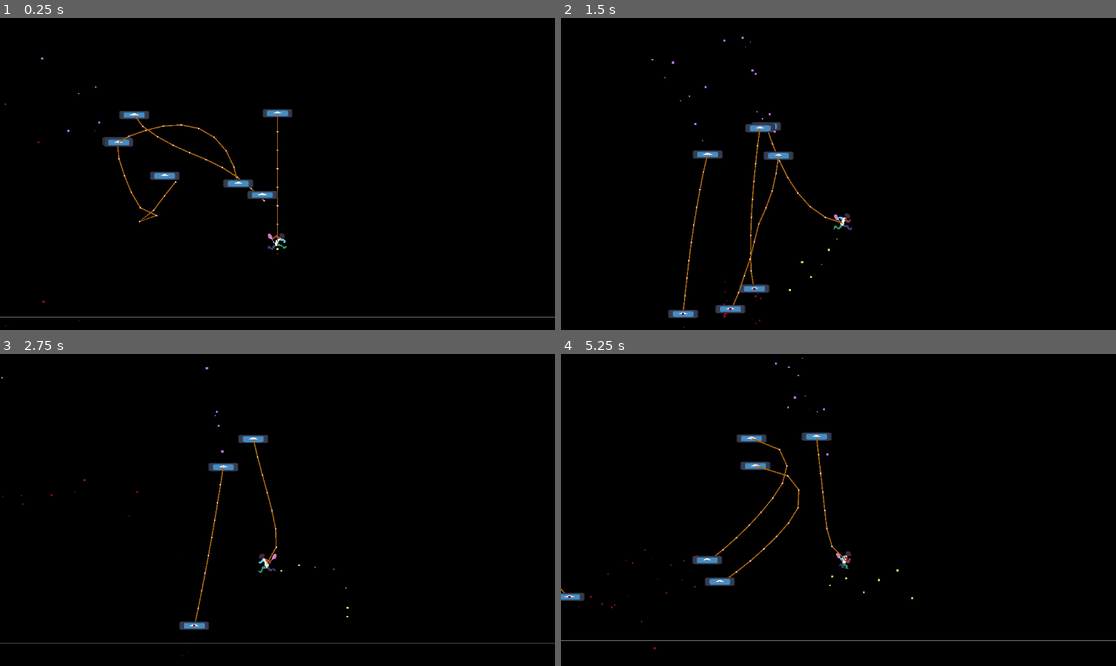
Above: before the commit, frames 1-4 (two rows, left to right).
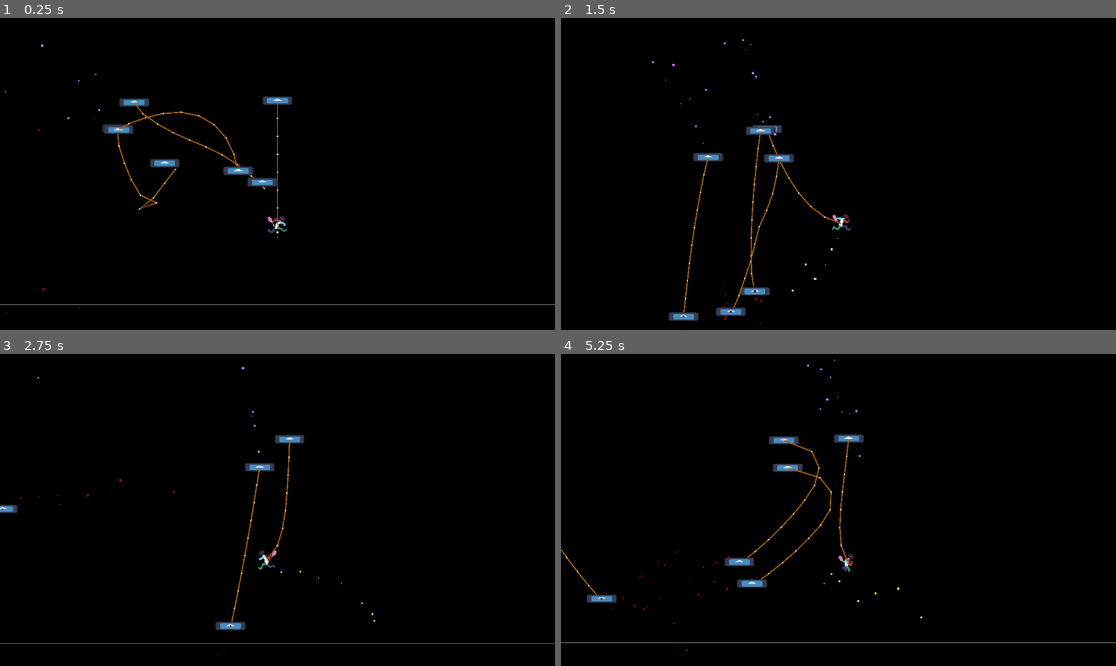
Above: after the commit, the same moments.

Repository: Cosillow/Hello_Gadot
Game: Godot game, scene res://scenes/game.tscn
Two runs of this game, one before a commit and one after it. Both use one fixed random seed, a clock stepped at 60 frames per second and the inputs below. The engine's default icon, where the game draws it, is replaced by a stand-in: a white triangle on a blue panel in a dark square.
Inputs:
- Up to frame 1 (0.25 s): no input
- Up to frame 2 (1.5 s): hold Right (move_right) from 0.53 s (still down); tap Z (jump) at 0.77 s
- Up to frame 3 (2.75 s): tap Z (jump) at 1.52 s; release Right (move_right) at 2.03 s; hold Left (move_left) from 2.03 s (still down)
- Up to frame 4 (5.25 s): release Left (move_left) at 2.78 s; hold Right (move_right) 2.78-4.28 s; tap Z (jump) at 3.02, 3.77, 4.52 s; hold Left (move_left) 4.28-5.03 s; hold Right (move_right) from 5.03 s (still down)

The runs differ from the first frame. In frame 1, 3.1% of the frame differs, in the area x 0-100%, y 8-99%; in frame 2, 1.9%; in frame 3, 1.9%; in frame 4, 3.2%, in the area x 0-100%, y 1-96%.

Commit message:
quick swinging. rope has made me happy today; sad, because rope will not assist in velocity

Diff:
--- a/scenes/game.tscn
+++ b/scenes/game.tscn
@@ -80,7 +80,7 @@
 
 [node name="Player" type="CharacterBody2D" parent="."]
 unique_name_in_owner = true
-position = Vector2(152.006, -492.998)
+position = Vector2(152.012, -65.992)
 script = ExtResource("1_jckq7")
 metadata/_edit_group_ = true
 
@@ -114,7 +114,8 @@
 
 [node name="Rope" parent="Platform" node_paths=PackedStringArray("attached") instance=ExtResource("5_6ldxs")]
 ropeLength = 220.0
-constrain = 31.0
+constrain = 30.0
+gravityAdjustment = 50.0
 attached = NodePath("../../Player")
 
 [node name="Floor" type="StaticBody2D" parent="."]
@@ -141,5 +142,3 @@
 [node name="SwingingPlatform3" parent="." instance=ExtResource("4_8el7i")]
 position = Vector2(-303, -227)
 distance = 500.0
-
-[node name="Node" type="Node" parent="."]
--- a/scripts/rope.gd
+++ b/scripts/rope.gd
@@ -37,6 +37,7 @@
 	  #┠╴Rope
 	  #┖╴Goblin
 # TODO: assert/node warning setup thing that only allows rope parent to be Node2d
+# TODO: remove previous parent cache error handling (now, I just assert parent is Node2d)
 
 @export var ropeLength:float = 30 :
 	set(val):
@@ -80,6 +81,20 @@
 	get:
 		return _pos * Transform2D().translated(_translation)
 
+func _get_configuration_warnings():
+	var warnings = []
+
+	if !(get_parent() is Node2D):
+		warnings.append("parent must be Node2D")
+
+	if constrain >= ropeLength:
+		warnings.append("`constrain` must be <= `ropeLength`")
+
+	if !_is_attached_processed_first():
+		warnings.append("`attached` Node2d must be before rope in tree (such that it is processed first)")
+	# Returning an empty array means "no warning".
+	return warnings
+
 func _ready()->void:
 	gravityAdjustment = gravityAdjustment # just so that the onready prGravity is added with setter
 	#_point_count = int(ceil(ropeLength / constrain))
@@ -111,26 +126,11 @@
 	for i in iterations:
 		_update_constrain()
 
-	if _parent_cache:
-		set_start(_parent_cache.position)
+	set_start(_parent_cache.position)
 	_update_children()
 	if attached:
 		attached.position = _pos[_point_count-1]
 	queue_redraw()
-
-func _get_configuration_warnings():
-	var warnings = []
-
-	if !(get_parent() is Node2D):
-		warnings.append("parent must be Node2D")
-
-	if constrain >= ropeLength:
-		warnings.append("`constrain` must be <= `ropeLength`")
-
-	if !_is_attached_processed_first():
-		warnings.append("`attached` Node2d must be before rope in tree (such that it is processed first)")
-	# Returning an empty array means "no warning".
-	return warnings
 
 func _notification(what):
 	match what:
@@ -146,24 +146,16 @@
 
 func _calculate_new_endpoint() -> void:
 	if not attached: return
-	#var sum = Vector2.ZERO
-	#var count = 0
-	#for c in get_children():
-		#if c is Node2D:
-			#sum += c.global_position
-			#count += 1
-	#if count == 0:
-		## No children, use current end point
-		#return
-	#var average_global_position = sum / count
-
-	# consider current endpoint global_position and children global_position
-	# TODO: may need to work on the ratio
-	var new_endpoint = _pos[_point_count-1]
-	new_endpoint.x = (new_endpoint.x + attached.position.x) / 2
-	# Optionally consider the y global_position if the rope swings
-	#new_endpoint.y = average_global_position.y
-	_pos[_point_count-1] = new_endpoint
+	# TODO: may need to work on the ratio (may or may not want y to affect)
+	# TODO: DEFINITELY need to increase the x velocity based on if the player is being assisted by the rope
+	#		I could tell this via the `Input.get_axis` and where the player is based on the previous point
+
+	# editor does not agree that the inputs below exist
+	if Engine.is_editor_hint() or Input.get_axis("move_left", "move_right"):
+		_pos[_point_count-1].x = attached.position.x
+		#new_endpoint.x += velocity.x
+		#var velocity = (attached.position - _pos[_point_count-1]) #* dampening
+		#new_endpoint.y += _gravity.y * delta
 
 func _update_children()->void:
 	for c in get_children():
@@ -171,16 +163,13 @@
 			c.position = _pos[_point_count-1] - _translation
 
 func _update_points(delta)->void:
-	for i in range (_point_count):
-		if (i!=0) || (i==0 && !_parent_cache):
-			var velocity = (_pos[i] -_pos_prev[i]) * dampening
-			_pos_prev[i] = _pos[i]
-			_pos[i] += velocity + (_gravity * delta)
+	for i in range(1, _point_count):
+		var velocity = (_pos[i] -_pos_prev[i]) * dampening
+		_pos_prev[i] = _pos[i]
+		_pos[i] += velocity + (_gravity * delta)
 
 func _update_constrain()->void:
-	for i in range(_point_count):
-		if i == _point_count-1:
-			return
+	for i in range(_point_count-1):
 		var distance = _pos[i].distance_to(_pos[i+1])
 		var difference = constrain - distance
 		var percent = difference / distance
@@ -188,15 +177,11 @@
 
 		# if first point
 		if i == 0:
-			if _parent_cache:
-				_pos[i+1] += vec2 * percent
-			else:
-				_pos[i] -= vec2 * (percent/2)
-				_pos[i+1] += vec2 * (percent/2)
-		# if last point, skip because no more points after it
-		elif i == _point_count-1:
-			pass
-		# all the rest
+			#if _parent_cache:
+			_pos[i+1] += vec2 * percent
+			#else:
+				#_pos[i] -= vec2 * (percent/2)
+				#_pos[i+1] += vec2 * (percent/2)
 		else:
 			#if i+1 == _point_count-1 && endPin:
 				#_pos[i] -= vec2 * percent
Not shown, added: clips/phasing_player_on_rope.avi
